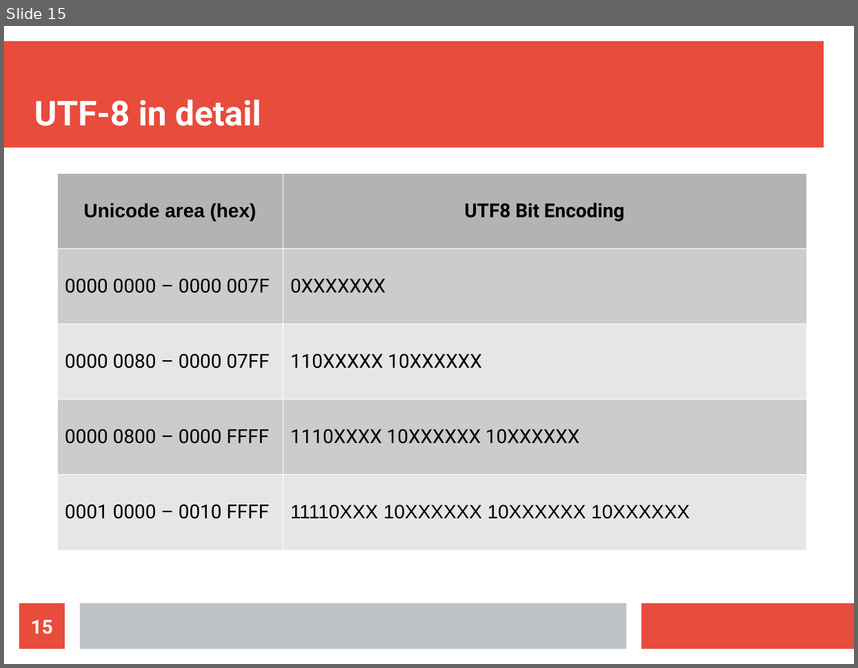
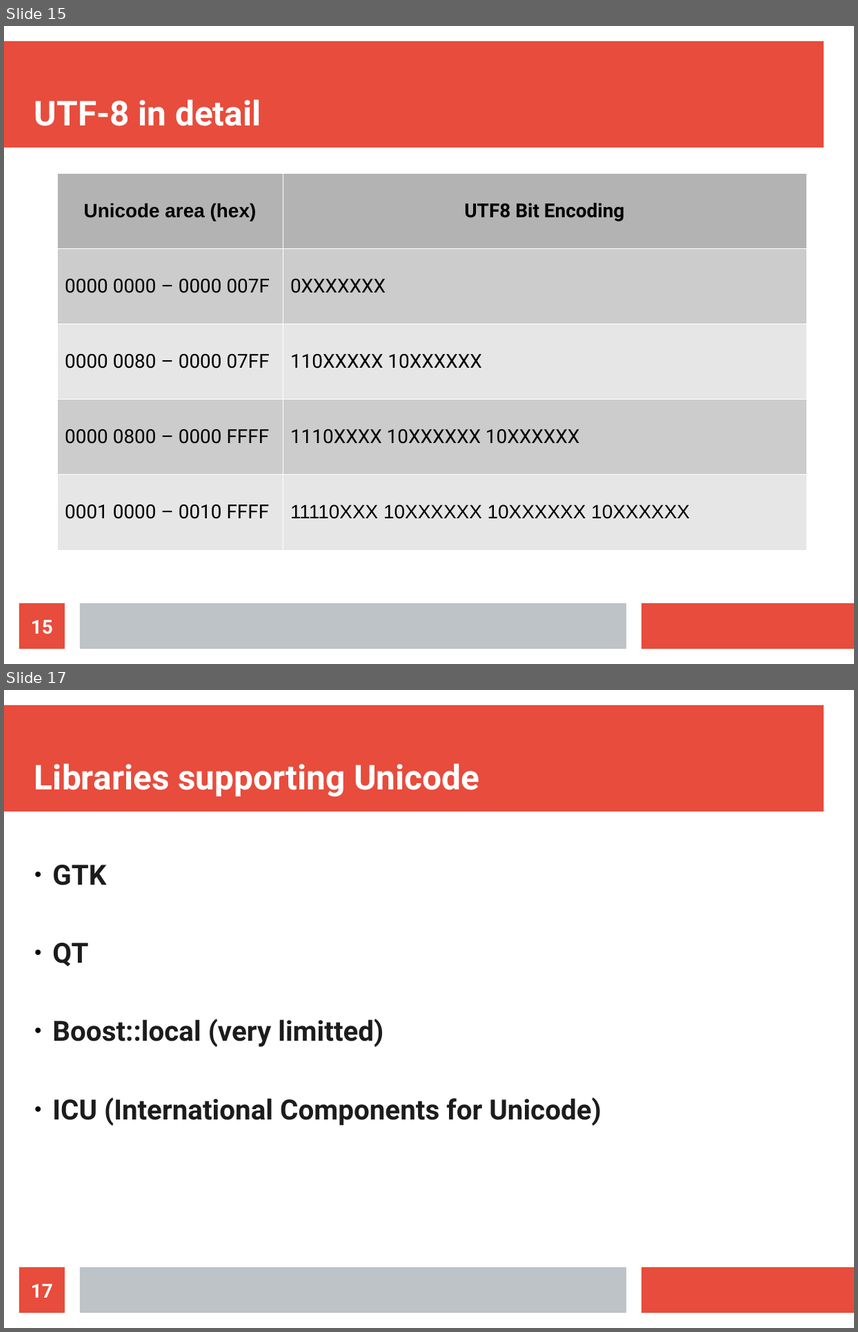
Before and after one commit to CPPUserGroups/Germany-Hamburg, a slide deck: unicode/slides.odp. Shown one above the other, each under a label of ours: slide 15 before the commit, slides 15 and 17 after it; the slides between them are not shown. The pictures are 858x668 and 858x1332 pixels, drawn with LibreOffice and Linux fonts; fonts in the diff are those of the drawing. Boxes give left, top, right and bottom in pixels: in the first picture for what was removed or moved away, otherwise in the second. Text is boxed around its words. In the diff, an @@ line names an element or a change of style, - is before the commit and + after.

Commit message:
More slides

```diff
--- a/unicode/slides.odp
+++ b/unicode/slides.odp
@@ slide 17 added at <box>4,690,854,1328</box>, background #FFFFFF; not listed: 3 template elements that a slide beside it also shows @@
@@ title added at <box>34,763,479,797</box>, 32 pt, text #FFFFFF, bold @@
+Libraries supporting Unicode
@@ text added at <box>52,865,601,1125</box>, 26 pt, text #1C1C1C, bold @@
+● GTK
+● QT
+● Boost::local (very limitted)
+● ICU (International Components for Unicode)
@@ page number added at <box>19,1267,65,1312</box>, fill #E74C3C, 18 pt, text #FFFFFF, bold @@
+17
```
Also in this commit, not shown: 2 other slides added.
